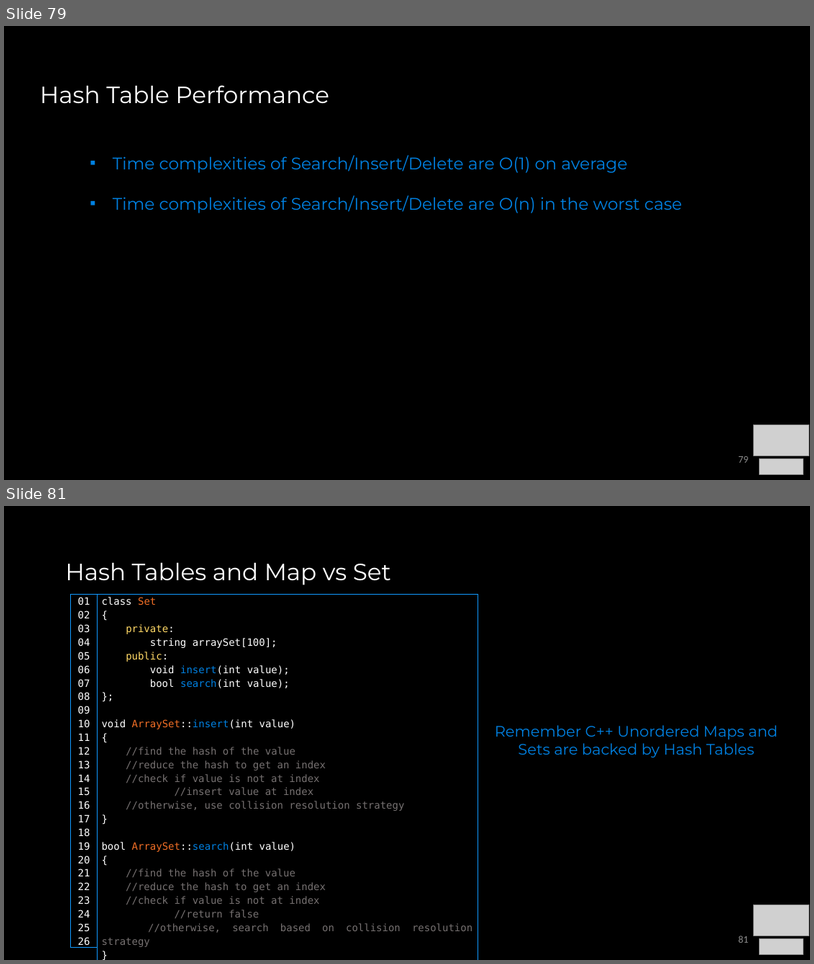
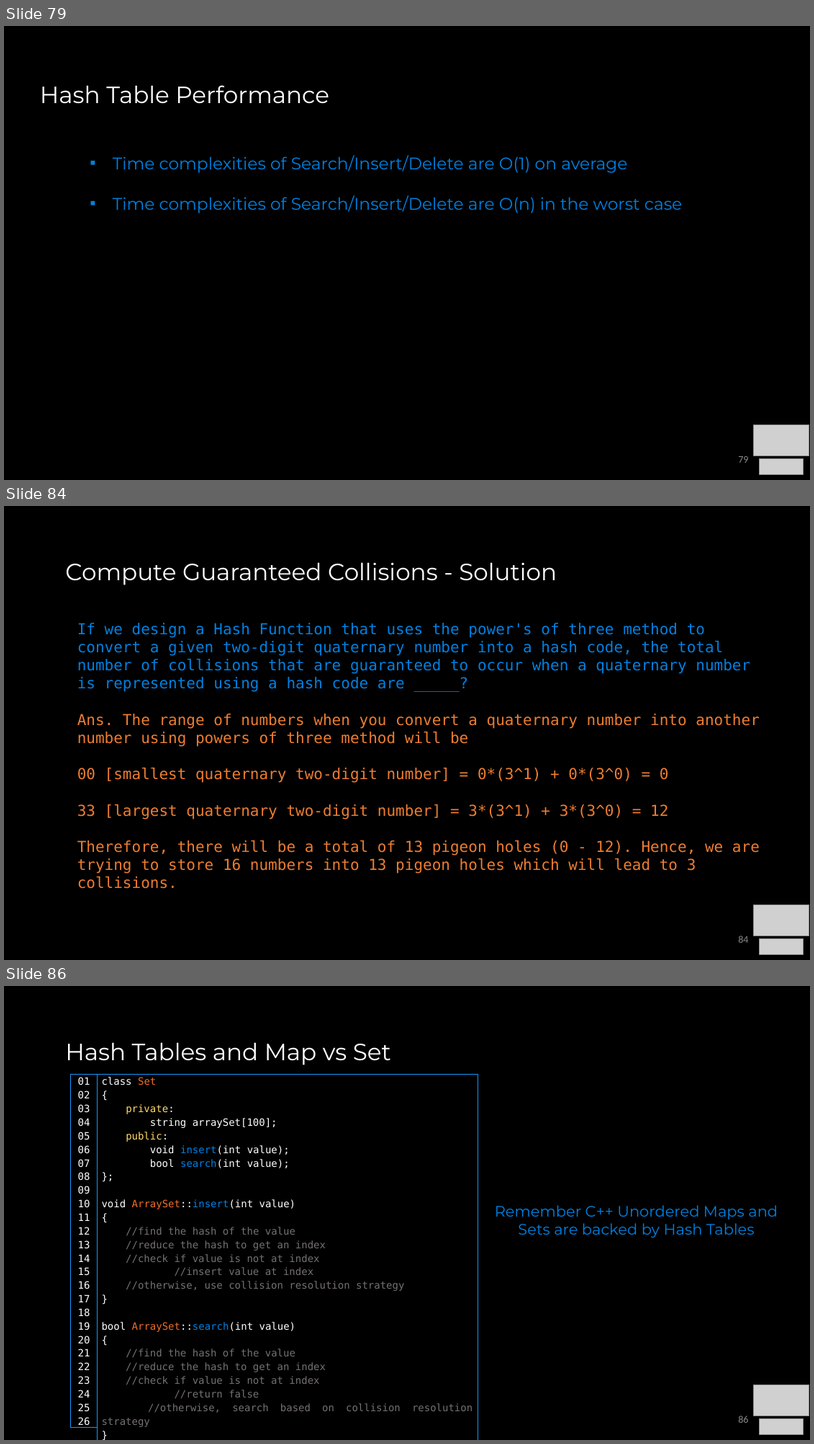
Before and after one commit to COP3530/Instructional-Content, a slide deck: Slides/Slides-PPT/7 - Sets, Maps, HashTables.pptx. Shown one above the other, each under a label of ours: slides 79 and 81 before the commit, slides 79, 84 and 86 after it; the slides between them are not shown. The pictures are 814x964 and 814x1444 pixels, drawn with LibreOffice and Linux fonts; fonts in the diff are those of the drawing; grey boxes stand for pictures. Boxes give left, top, right and bottom in pixels: in the first picture for what was removed or moved away, otherwise in the second. Text is boxed around its words. In the diff, an @@ line names an element or a change of style, - is before the commit and + after.

```diff
--- a/Slides/Slides-PPT/7 - Sets, Maps, HashTables.pptx
+++ b/Slides/Slides-PPT/7 - Sets, Maps, HashTables.pptx
@@ slide 84 added at (4,506,810,960), background #000000 @@
@@ title added at (65,562,557,585), 28 pt, text #FFFFFF @@
+Compute Guaranteed Collisions - Solution
@@ text added at (77,623,760,888), 18 pt, text #ED7D31 @@
+If we design a Hash Function that uses the power's of three method to convert a given two-digit quaternary number into a hash code, the total number of collisions that are guaranteed to occur when a quaternary number is represented using a hash code are _____?
+Ans. The range of numbers when you convert a quaternary number into another number using powers of three method will be
+00 [smallest quaternary two-digit number] = 0*(3^1) + 0*(3^0) = 0
+33 [largest quaternary two-digit number] = 3*(3^1) + 3*(3^0) = 12
+Therefore, there will be a total of 13 pigeon holes (0 - 12). Hence, we are trying to store 16 numbers into 13 pigeon holes which will lead to 3 collisions.
@@ picture added at (754,905,810,936) @@
@@ page number added at (738,935,748,942), 12 pt, text #8C8C8C @@
+84
@@ picture added at (759,939,804,955) @@
@@ what was slide 81 is now slide 86 @@
@@ page number at (738,1415,748,1422): text changed @@
-81
+86
```
Also in this commit, not shown: 1 slide changed, 4 other slides added, 1 other file.
